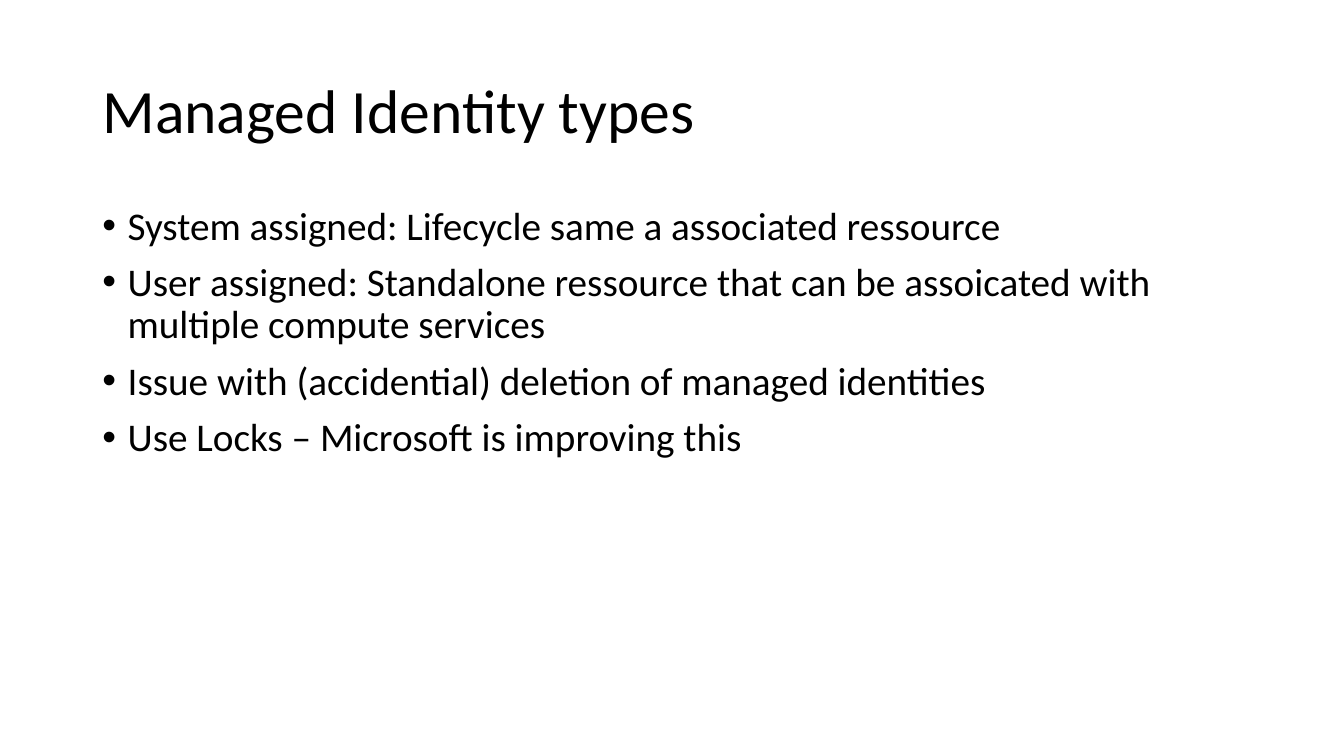
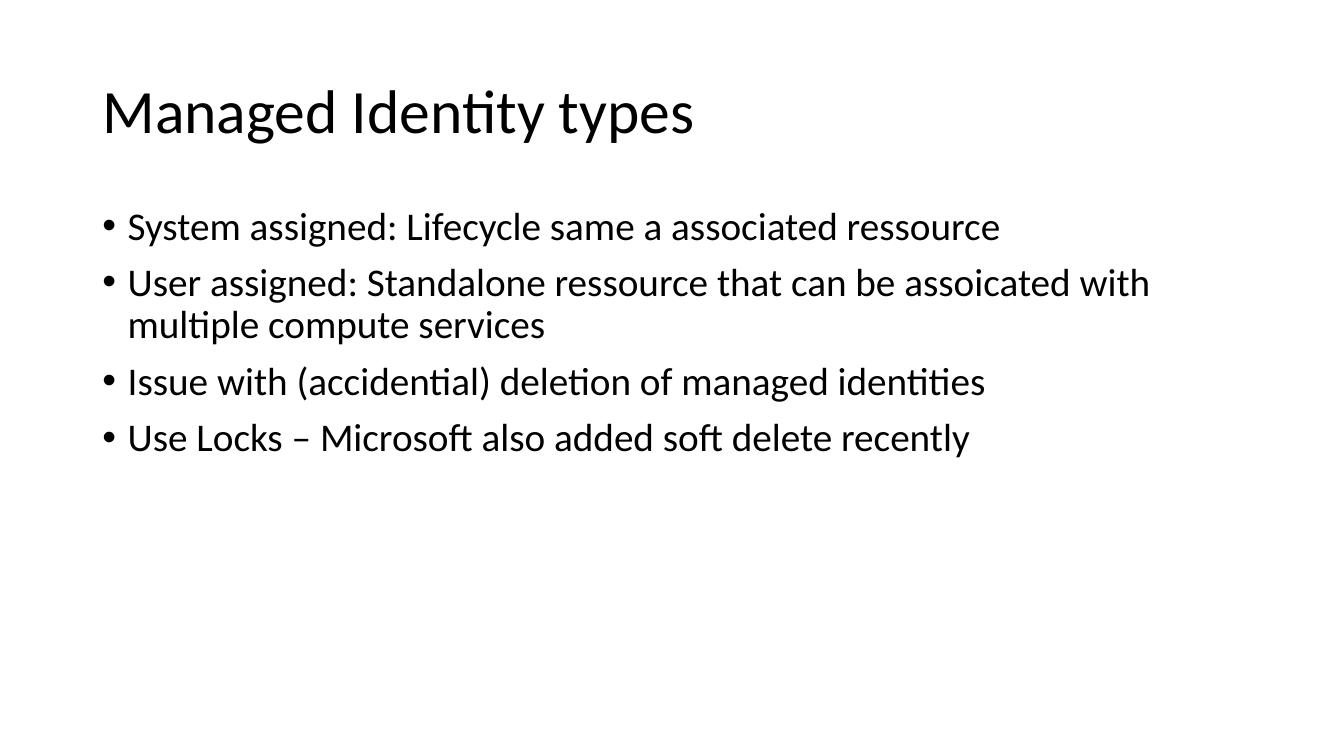
Before and after one commit to ErikEJ/CloudBurstDemo, a slide deck: slide 6 of ManagedIdentity.pptx. Drawn at 1344x756 pixels with LibreOffice and Linux fonts; fonts in the diff are those of the drawing. Boxes give left, top, right and bottom in pixels: in the first picture for what was removed or moved away, otherwise in the second. Text is boxed around its words. In the diff, an @@ line names an element or a change of style, - is before the commit and + after.

```diff
--- a/ManagedIdentity.pptx
+++ b/ManagedIdentity.pptx
@@ text at (x1=128, y1=423, x2=970, y2=458): text changed @@
-• Use Locks – Microsoft is improving this
+• Use Locks – Microsoft also added soft delete recently
```
Also in this commit, not shown: 4 other slides changed, 2 slides added.
